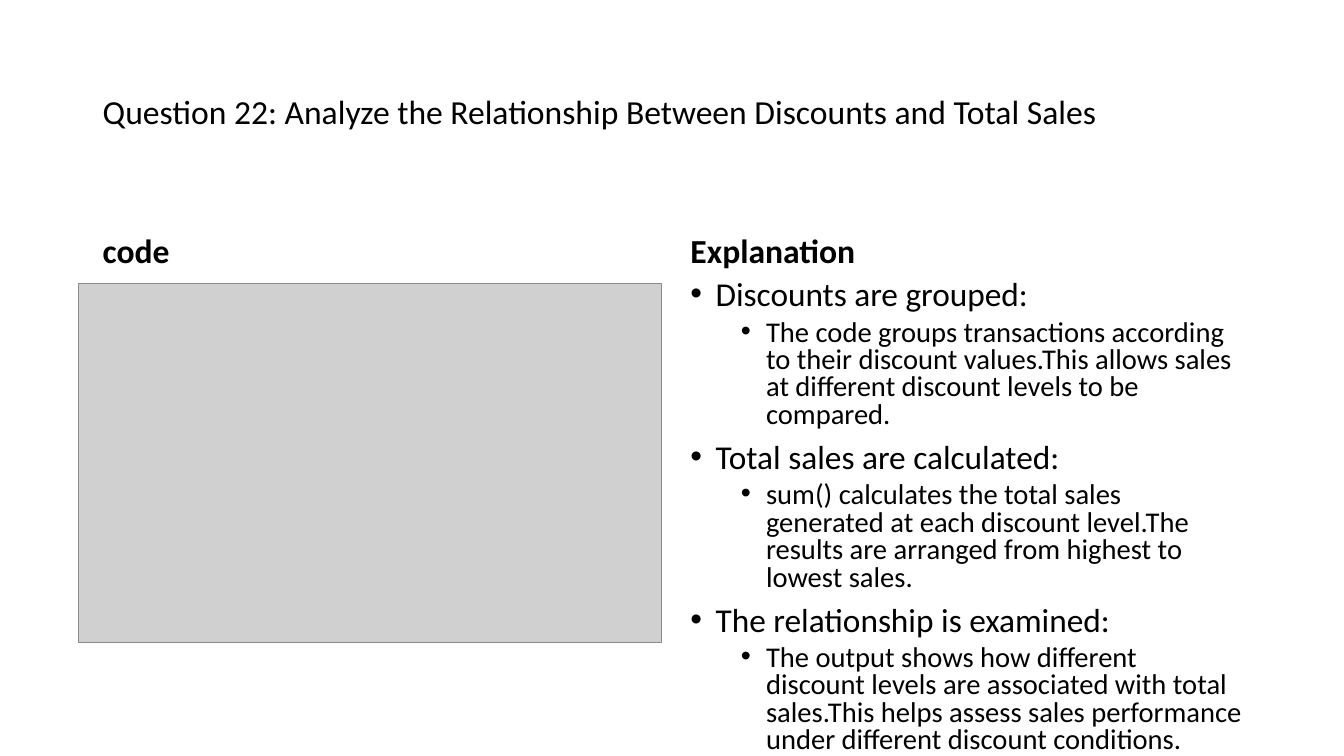
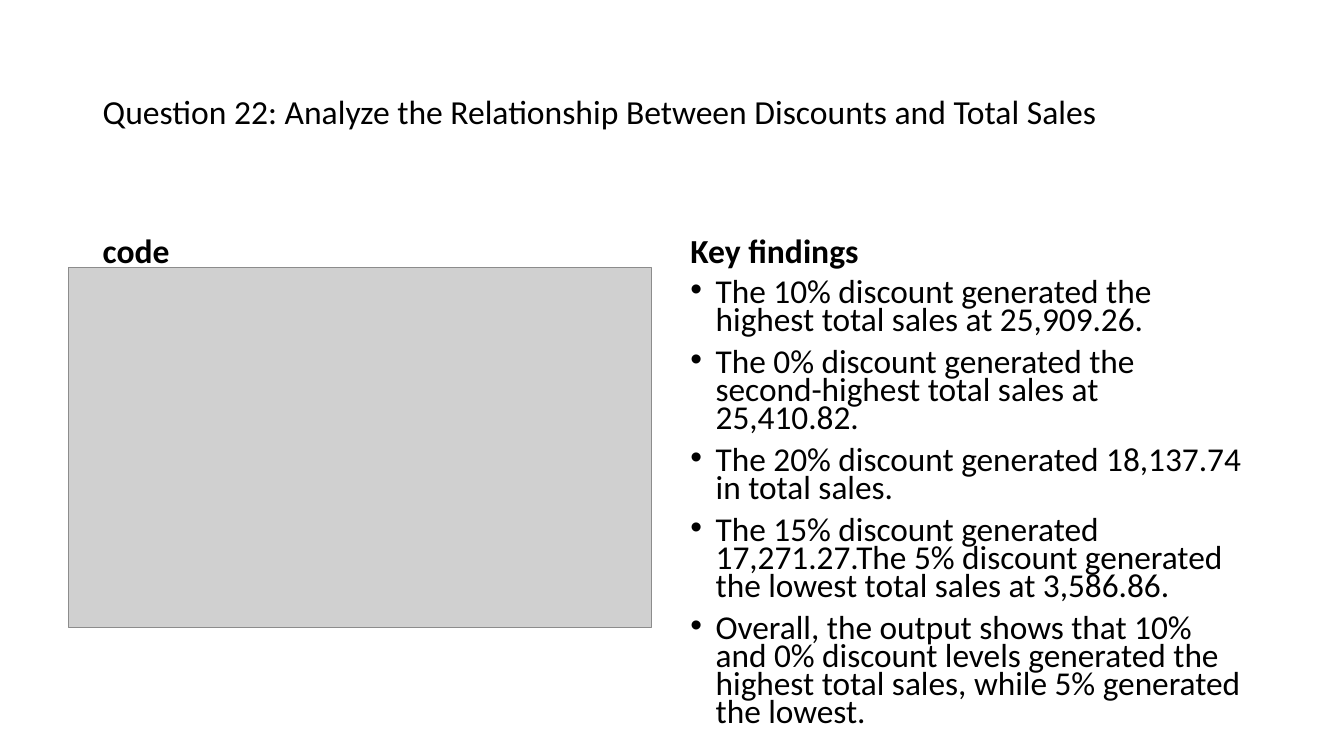
Before and after one commit to roykiptala/Datascience-workshop, a slide deck: slide 37 of Projects/RETAIL SALES AND CUSTOMER ANALYTICS.pptx (slide 36 before the commit). Drawn at 1344x756 pixels with LibreOffice and Linux fonts; fonts in the diff are those of the drawing; grey boxes stand for pictures. Boxes give left, top, right and bottom in pixels: in the first picture for what was removed or moved away, otherwise in the second. Text is boxed around its words. In the diff, an @@ line names an element or a change of style, - is before the commit and + after.

```diff
--- a/Projects/RETAIL SALES AND CUSTOMER ANALYTICS.pptx
+++ b/Projects/RETAIL SALES AND CUSTOMER ANALYTICS.pptx
@@ text at (690, 239, 858, 269): text changed @@
-Explanation
+Key findings
@@ picture: place and size @@
-picture at (79, 283, 661, 643)
+picture at (69, 267, 651, 627)
@@ text at (716, 280, 1241, 724): text changed; size 20.4 to 23.8 pt @@
-• Discounts are grouped:
-  • The code groups transactions according to their discount values.This allows sales at different discount levels to be compared.
-• Total sales are calculated:
-  • sum() calculates the total sales generated at each discount level.The results are arranged from highest to lowest sales.
-• The relationship is examined:
-  • The output shows how different discount levels are associated with total sales.This helps assess sales performance under different discount conditions.
+• The 10% discount generated the highest total sales at 25,909.26.
+• The 0% discount generated the second-highest total sales at 25,410.82.
+• The 20% discount generated 18,137.74 in total sales.
+• The 15% discount generated 17,271.27.The 5% discount generated the lowest total sales at 3,586.86.
+• Overall, the output shows that 10% and 0% discount levels generated the highest total sales, while 5% generated the lowest.
```
Also in this commit, not shown: 34 other slides changed, 1 slide added, 8 other files.
